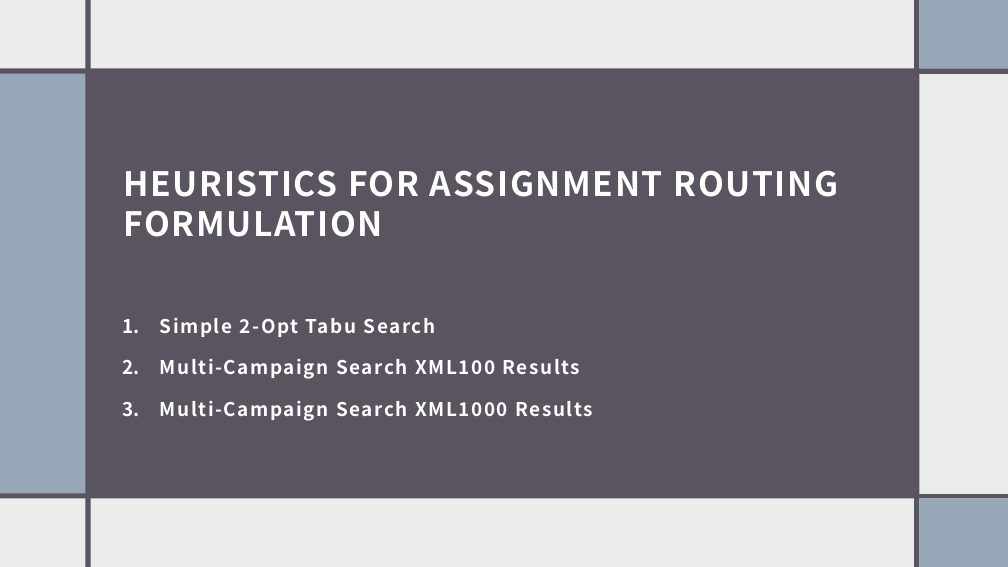
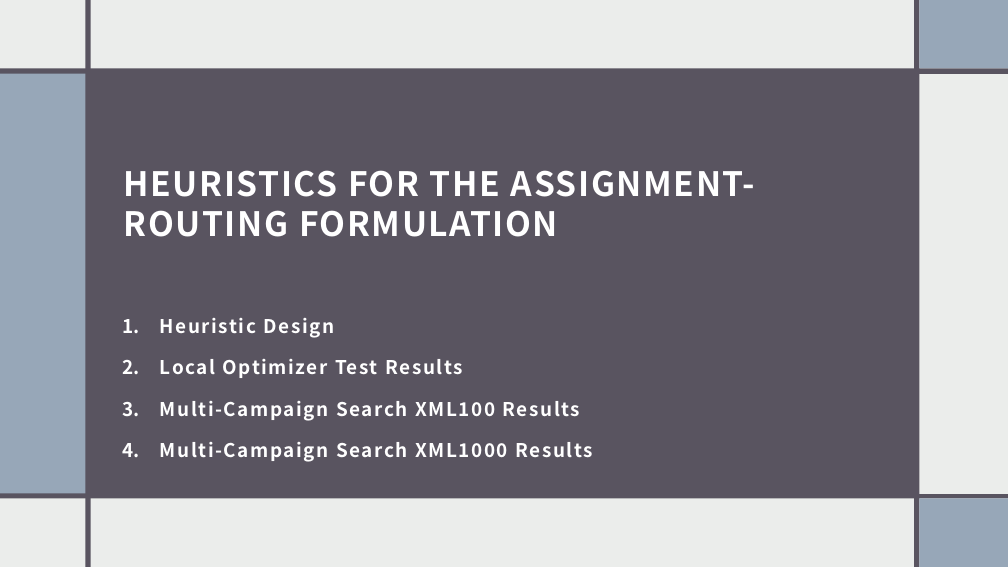
Before and after one commit to sfeldmanMIG25/Feldman-Investigating_Tour_Length_Estimators_to_Solve_Vehicle_Routing_Problem, a slide deck: slide 19 of Documents/Feldman_VRP_Thesis_Presentation.pptx (slide 12 before the commit). Drawn at 1008x567 pixels with LibreOffice and Linux fonts; fonts in the diff are those of the drawing. Boxes give left, top, right and bottom in pixels: in the first picture for what was removed or moved away, otherwise in the second. Text is boxed around its words. In the diff, an @@ line names an element or a change of style, - is before the commit and + after.

Commit message:
Documentation Update
Thesis presentation
Thesis text
Other forms.

```diff
--- a/Documents/Feldman_VRP_Thesis_Presentation.pptx
+++ b/Documents/Feldman_VRP_Thesis_Presentation.pptx
@@ title at (124, 170, 755, 237): text changed @@
-HEURISTICS FOR ASSIGNMENT ROUTING FORMULATION
+HEURISTICS FOR THE ASSIGNMENT-ROUTING FORMULATION
@@ text at (160, 318, 462, 378): text changed @@
-1. Simple 2-Opt Tabu Search
+1. Heuristic Design
+2. Local Optimizer Test Results
```
Also in this commit, not shown: 8 other slides changed, 16 slides added, 8 slides removed, 3 other files.
